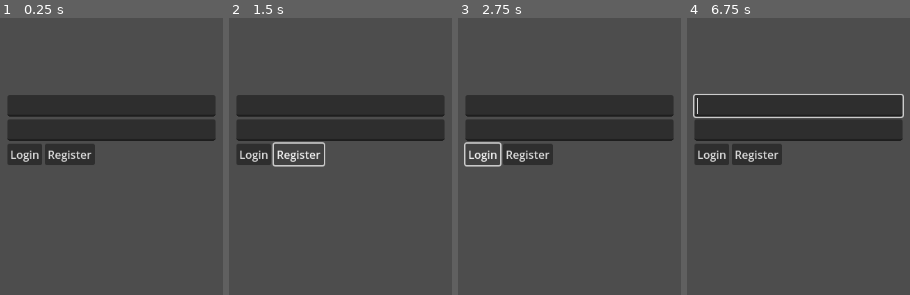
Above: before the commit, frames 1-4 (left to right).
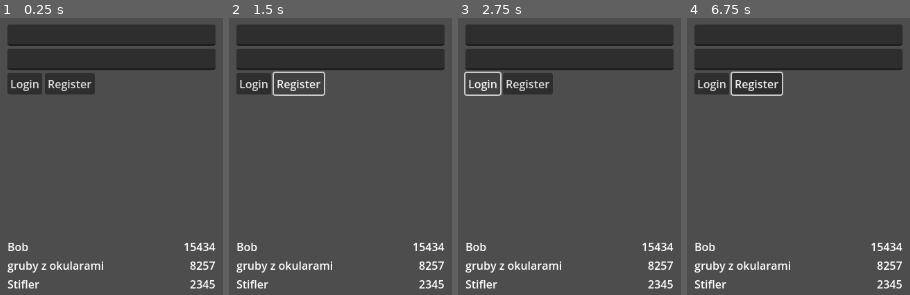
Above: after the commit, the same moments.

Repository: ghorshy/multiplayer-game
Game: Godot game, scene res://states/connected/connected.tscn
Two runs of this game, one before a commit and one after it. Both use one fixed random seed, a clock stepped at 60 frames per second and the inputs below. This scene is started directly instead of the project's main scene.
Inputs (mouse positions are in pixels of both pictures, inside the frame that each line leads up to):
- Up to frame 1 (0.25 s): no input
- Up to frame 2 (1.5 s): click "Login" at 0.5 s; click "Register" at 1.25 s
- Up to frame 3 (2.75 s): click "Login" at 2 s
- Up to frame 4 (6.75 s): click "Register" at 2.75 s; click "Login" at 3.5 s; click "Register" at 4.25 s; tap Enter at 5, 6.5 s; move the mouse to (798, 236) at 5.02 s; click (798, 236) at 5.17 s; tap Space at 5.75 s; move the mouse to (outside the picture) at 5.77 s; click (outside the picture) at 5.92 s; move the mouse to (878, 101) at 6.52 s; click (878, 101) at 6.67 s

The runs differ from the first frame. In frame 1, 35% of the frame differs, in the area x 3-97%, y 2-98%; in frame 2, 34%; in frame 3, 35%; in frame 4, 36%, in the area x 2-98%, y 2-98%.

Commit message:
HiScore system UI

Diff:
--- /dev/null
+++ b/client/classes/hiscores/hiscores.gd
@@ -0,0 +1,56 @@
+class_name Hiscores
+extends ScrollContainer
+
+var _scores: Array[int]
+
+@onready var _vbox: VBoxContainer = $VBoxContainer
+@onready var _entry_template: HBoxContainer = $VBoxContainer/HBoxContainer
+
+
+func _ready() -> void:
+	_entry_template.hide()
+
+
+func set_hiscore(name: String, score: int, highlight: bool = false) -> void:
+	remove_hiscore(name)
+	_add_hiscore(name, score, highlight)
+
+
+func _add_hiscore(name: String, score: int, highlight: bool) -> void:
+	_scores.append(score)
+	_scores.sort()
+	var pos := len(_scores) - _scores.find(score) - 1
+
+	var entry := _entry_template.duplicate()
+	var name_label: Label = entry.get_child(0)
+	var score_label: Label = entry.get_child(1)
+
+	_vbox.add_child(entry)
+	_vbox.move_child(entry, pos)
+
+	name_label.text = name
+	score_label.text = str(score)
+
+	entry.show()
+
+	if highlight:
+		name_label.add_theme_color_override("font_color", Color.YELLOW)
+
+
+func remove_hiscore(name: String) -> void:
+	for i in range(len(_scores)):
+		var entry := _vbox.get_child(i)
+		var name_label: Label = entry.get_child(0)
+
+		if name_label.text == name:
+			_scores.remove_at(len(_scores) - i - 1)
+
+			entry.free()
+			return
+
+
+func clear_hiscores() -> void:
+	_scores.clear()
+	for entry in _vbox.get_children():
+		if entry != _entry_template:
+			entry.free()
--- /dev/null
+++ b/client/classes/hiscores/hiscores.tscn
@@ -0,0 +1,32 @@
+[gd_scene load_steps=2 format=3 uid="uid://d4dcg3lj77o8d"]
+
+[ext_resource type="Script" uid="uid://vxfyt3xa0bn1" path="res://classes/hiscores/hiscores.gd" id="1_jae01"]
+
+[node name="Hiscores" type="ScrollContainer"]
+anchors_preset = 15
+anchor_right = 1.0
+anchor_bottom = 1.0
+grow_horizontal = 2
+grow_vertical = 2
+size_flags_vertical = 2
+script = ExtResource("1_jae01")
+
+[node name="VBoxContainer" type="VBoxContainer" parent="."]
+layout_mode = 2
+size_flags_horizontal = 3
+size_flags_vertical = 3
+
+[node name="HBoxContainer" type="HBoxContainer" parent="VBoxContainer"]
+layout_mode = 2
+size_flags_vertical = 0
+
+[node name="Name" type="Label" parent="VBoxContainer/HBoxContainer"]
+custom_minimum_size = Vector2(150, 0)
+layout_mode = 2
+size_flags_horizontal = 3
+text = "Test name"
+
+[node name="Score" type="Label" parent="VBoxContainer/HBoxContainer"]
+layout_mode = 2
+size_flags_horizontal = 8
+text = "123"
--- a/client/states/connected/connected.gd
+++ b/client/states/connected/connected.gd
@@ -16,6 +16,11 @@
 	WS.connection_closed.connect(_on_ws_connection_closed)
 	login_button.pressed.connect(_on_login_button_pressed)
 	register_button.pressed.connect(_on_register_button_pressed)
+
+	var _hiscores := $UI/VBoxContainer/Hiscores as Hiscores
+	_hiscores.set_hiscore("Bob", 15434)
+	_hiscores.set_hiscore("Stifler", 2345)
+	_hiscores.set_hiscore("gruby z okularami", 8257)
 
 
 func _on_ws_packet_received(packet: packets.Packet) -> void:
--- a/client/states/connected/connected.tscn
+++ b/client/states/connected/connected.tscn
@@ -1,7 +1,8 @@
-[gd_scene load_steps=3 format=3 uid="uid://d05wbkrwbasxi"]
+[gd_scene load_steps=4 format=3 uid="uid://d05wbkrwbasxi"]
 
 [ext_resource type="Script" uid="uid://n8b0e4aako3j" path="res://states/connected/connected.gd" id="1_idi6s"]
 [ext_resource type="Script" uid="uid://qms7yu0yo86t" path="res://classes/log/log.gd" id="1_jx7w3"]
+[ext_resource type="PackedScene" uid="uid://d4dcg3lj77o8d" path="res://classes/hiscores/hiscores.tscn" id="3_kh2bm"]
 
 [node name="Connected" type="Node"]
 script = ExtResource("1_idi6s")
@@ -44,3 +45,7 @@
 layout_mode = 2
 script = ExtResource("1_jx7w3")
 metadata/_custom_type_script = "uid://qms7yu0yo86t"
+
+[node name="Hiscores" parent="UI/VBoxContainer" instance=ExtResource("3_kh2bm")]
+custom_minimum_size = Vector2(0, 200)
+layout_mode = 2
--- a/client/states/ingame/ingame.gd
+++ b/client/states/ingame/ingame.gd
@@ -4,8 +4,9 @@
 const Actor := preload("uid://ddhml87n8qfci")
 const Spore := preload("uid://dichmp4fpj04i")
 
-@onready var _line_edit: LineEdit = $UI/LineEdit
-@onready var _log: Log = $UI/Log
+@onready var _line_edit: LineEdit = %LineEdit
+@onready var hiscores: Hiscores = %Hiscores
+@onready var _log: Log = %Log
 @onready var world: Node2D = $World
 
 var _players: Dictionary[int, Actor]
@@ -64,6 +65,7 @@
 func _add_actor(actor_id: int, actor_name: String, x: float, y: float, radius: float, speed: float, is_player: bool) -> void:
 	var actor := Actor.instantiate(actor_id, actor_name, x, y, radius, speed, is_player)
 	world.add_child(actor)
+	_set_actor_mass(actor, _rad_to_mass(radius))
 	_players[actor_id] = actor
 
 	if is_player:
@@ -72,6 +74,7 @@
 
 func _update_actor(actor_id: int, x: float, y: float, direction: float, speed: float, radius: float, is_player: bool) -> void:
 	var actor := _players[actor_id]
+	_set_actor_mass(actor, _rad_to_mass(radius))
 	actor.radius = radius
 
 	if actor.position.distance_squared_to(Vector2(x, y)) > 100:
@@ -112,6 +115,7 @@
 
 func _set_actor_mass(actor: Actor, new_mass: float) -> void:
 	actor.radius = sqrt(new_mass / PI)
+	hiscores.set_hiscore(actor.actor_name, roundi(new_mass))
 
 
 func _consume_spore(spore: Spore) -> void:
@@ -182,3 +186,4 @@
 func _remove_actor(actor: Actor) -> void:
 	_players.erase(actor.actor_id)
 	actor.queue_free()
+	hiscores.remove_hiscore(actor.actor_name)
--- a/client/states/ingame/ingame.tscn
+++ b/client/states/ingame/ingame.tscn
@@ -1,22 +1,35 @@
-[gd_scene load_steps=3 format=3 uid="uid://c52e2u005l1gn"]
+[gd_scene load_steps=4 format=3 uid="uid://c52e2u005l1gn"]
 
 [ext_resource type="Script" uid="uid://7ihqmgm4apmi" path="res://states/ingame/ingame.gd" id="1_b7vyf"]
 [ext_resource type="PackedScene" uid="uid://qonadnifs5tu" path="res://classes/log/log.tscn" id="2_0uskn"]
+[ext_resource type="PackedScene" uid="uid://d4dcg3lj77o8d" path="res://classes/hiscores/hiscores.tscn" id="2_q22go"]
 
 [node name="InGame" type="Node"]
 script = ExtResource("1_b7vyf")
 
 [node name="UI" type="CanvasLayer" parent="."]
 
-[node name="Log" parent="UI" instance=ExtResource("2_0uskn")]
-
-[node name="LineEdit" type="LineEdit" parent="UI"]
-anchors_preset = 12
-anchor_top = 1.0
+[node name="VBoxContainer" type="VBoxContainer" parent="UI"]
+anchors_preset = 15
 anchor_right = 1.0
 anchor_bottom = 1.0
-offset_top = -31.0
 grow_horizontal = 2
-grow_vertical = 0
+grow_vertical = 2
+
+[node name="LineEdit" type="LineEdit" parent="UI/VBoxContainer"]
+unique_name_in_owner = true
+layout_mode = 2
+
+[node name="Hiscores" parent="UI/VBoxContainer" instance=ExtResource("2_q22go")]
+unique_name_in_owner = true
+custom_minimum_size = Vector2(200, 150)
+layout_mode = 2
+size_flags_horizontal = 8
+size_flags_vertical = 10
+
+[node name="Log" parent="UI/VBoxContainer" instance=ExtResource("2_0uskn")]
+unique_name_in_owner = true
+custom_minimum_size = Vector2(0, 150)
+layout_mode = 2
 
 [node name="World" type="Node2D" parent="."]
Not shown, added: client/classes/hiscores/hiscores.gd.uid
